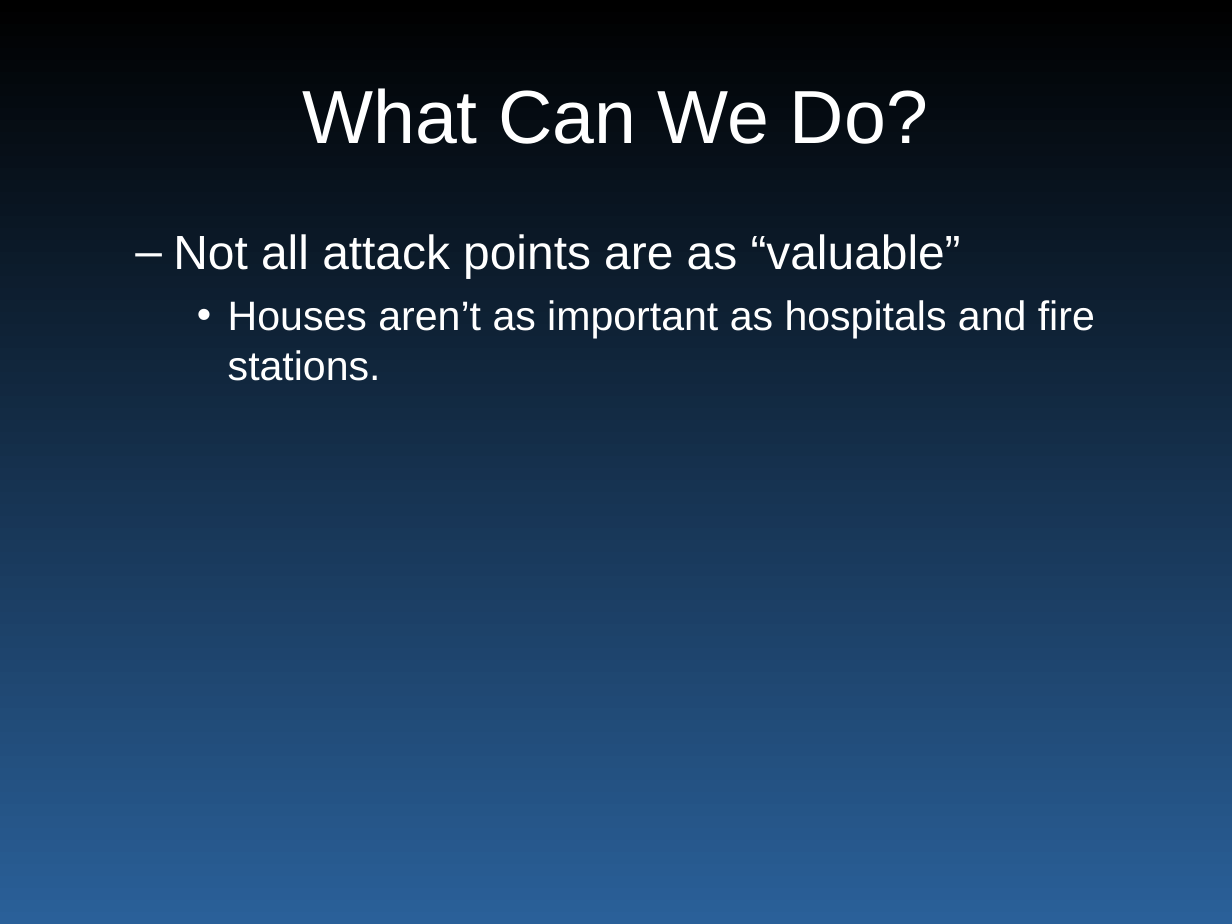
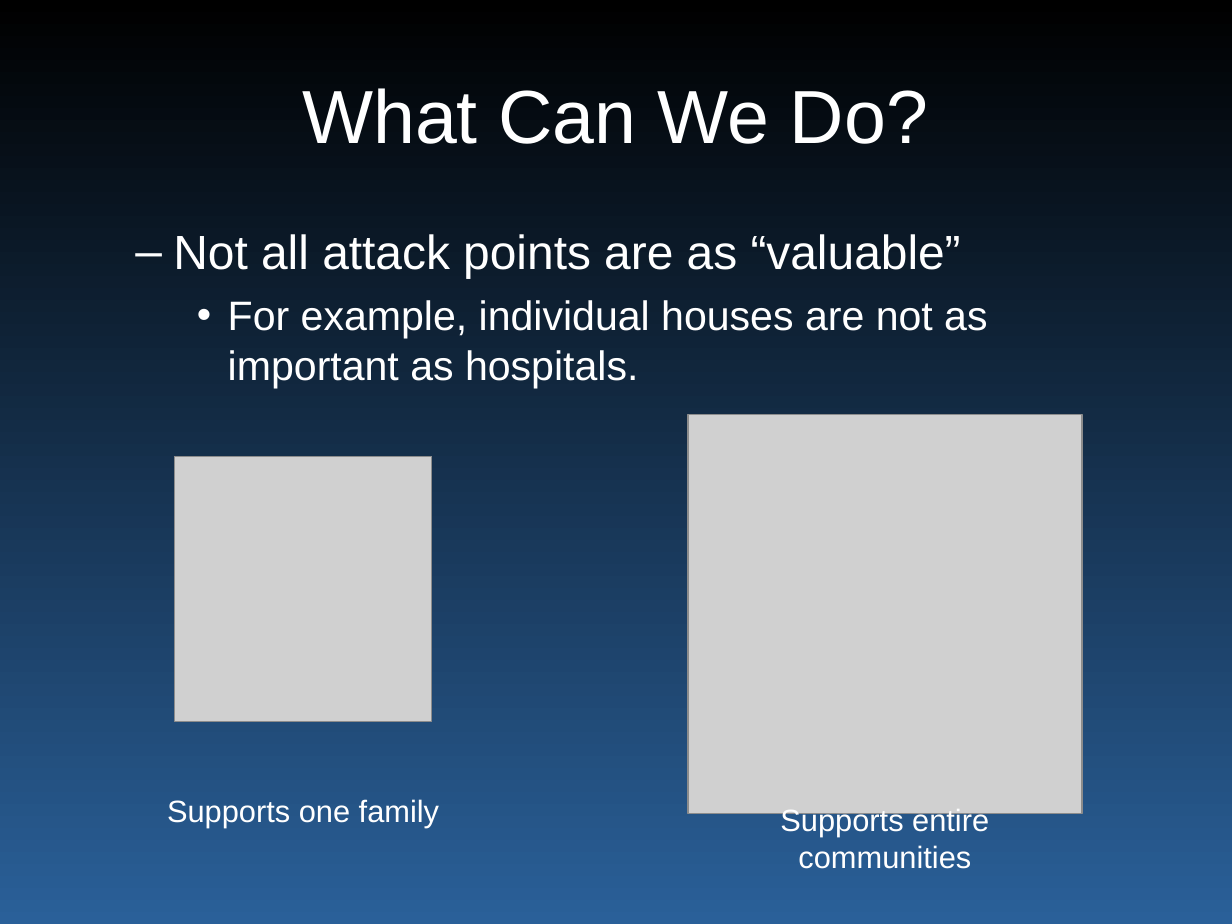
Before and after one commit to wyatt8740/CS460_Capstone, a slide deck: slide 20 of smartgrid_465_merged.pptx. Drawn at 1232x924 pixels with LibreOffice and Linux fonts; fonts in the diff are those of the drawing; grey boxes stand for pictures. Boxes give left, top, right and bottom in pixels: in the first picture for what was removed or moved away, otherwise in the second. Text is boxed around its words. In the diff, an @@ line names an element or a change of style, - is before the commit and + after.

Commit message:
added images and sources, other minor details

```diff
--- a/smartgrid_465_merged.pptx
+++ b/smartgrid_465_merged.pptx
@@ text at (228,300,987,388): text changed @@
-    • Houses aren’t as important as hospitals and fire stations.
+    • For example, individual houses are not as important as hospitals.
@@ picture added at (687,415,1082,813) @@
@@ picture added at (175,456,432,721) @@
@@ text added at (167,799,439,828), 18 pt, text #FFFFFF @@
+Supports one family
@@ text added at (780,807,989,869), 18 pt, text #FFFFFF @@
+Supports entire communities
```
Also in this commit, not shown: 5 other slides changed, 1 slide added.
